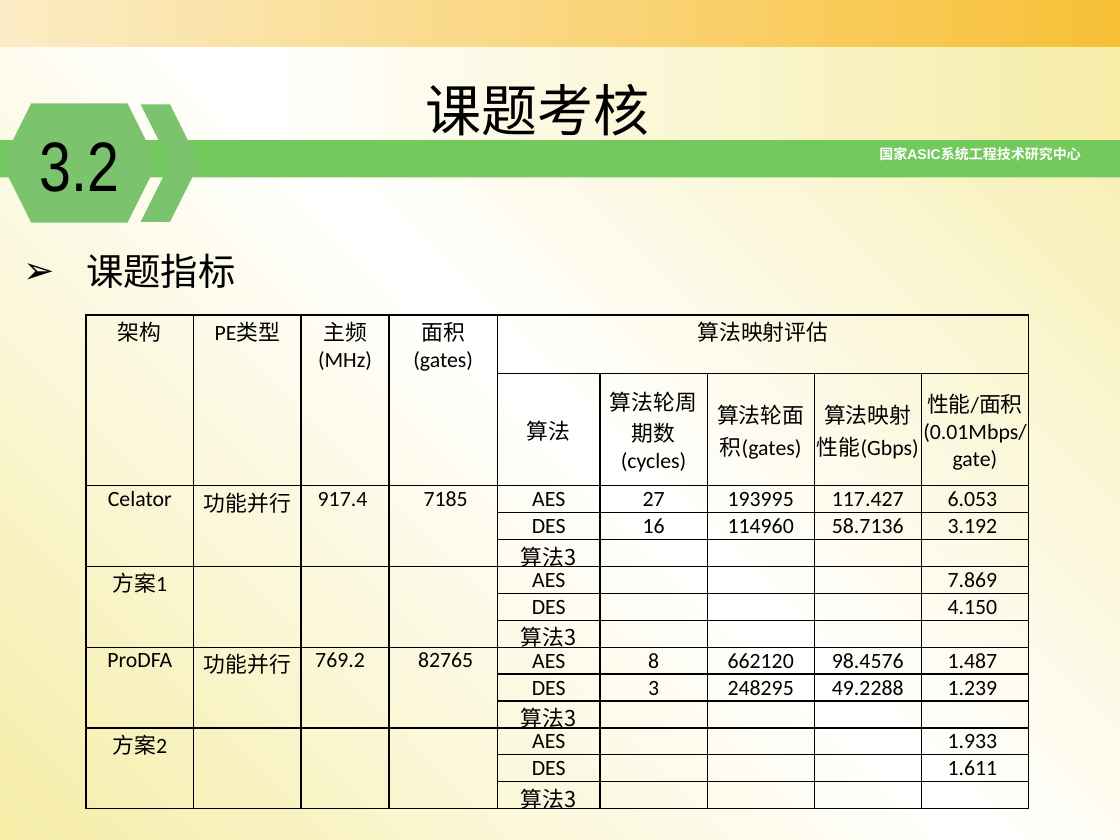
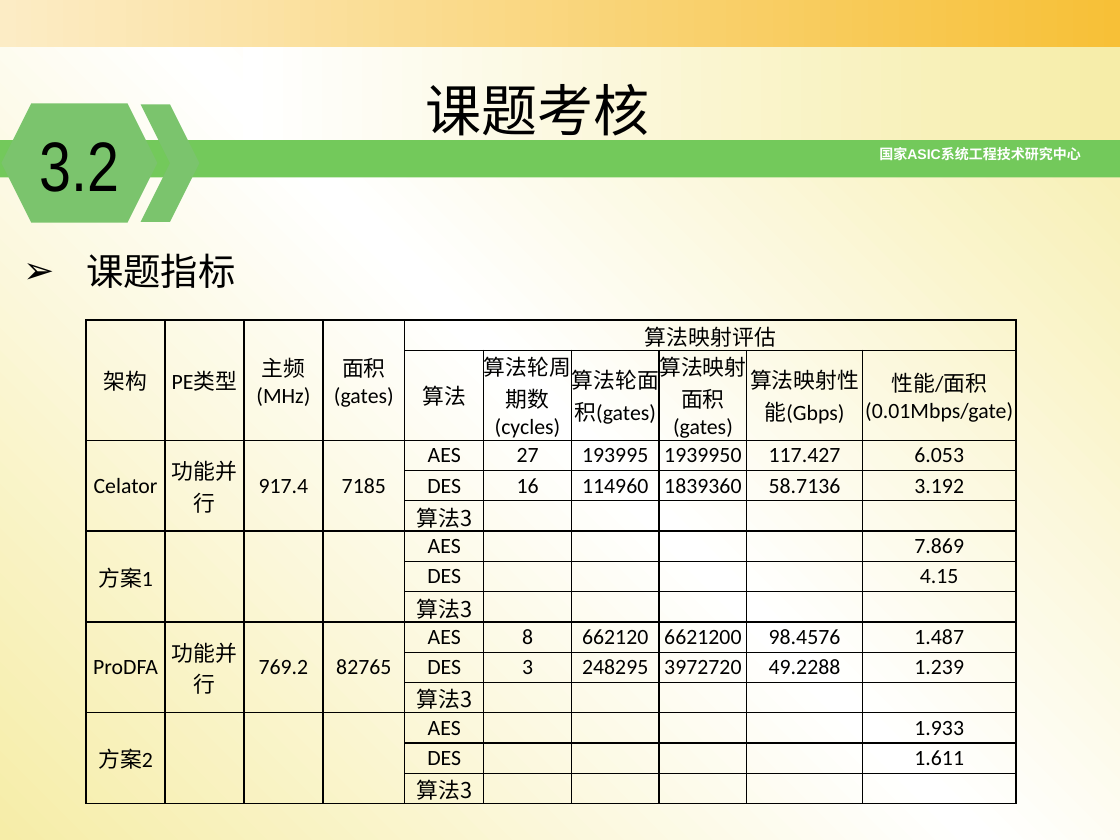
Before and after one commit to zdyzhan/bishe, a slide deck: slide 31 of 开题报告_131199李小泉11_18.pptx. Drawn at 1120x840 pixels with LibreOffice and Linux fonts; fonts in the diff are those of the drawing; background and template pictures are left out. Boxes give left, top, right and bottom in pixels: in the first picture for what was removed or moved away, otherwise in the second. Text is boxed around its words. In the diff, an @@ line names an element or a change of style, - is before the commit and + after.

```diff
--- a/开题报告_131199李小泉11_18.pptx
+++ b/开题报告_131199李小泉11_18.pptx
@@ table at [86, 320, 1012, 808] @@
+column 8:  | 算法映射面积(gates) | 1939950 | 1839360 |  |  |  |  | 6621200 | 3972720 |  |  |  | 
-column 10, row 7: 4.150
+column 10, row 7: 4.15
@@ table: place and size @@
-table at [86, 315, 1032, 813]
+table at [86, 320, 1012, 808]
```
Also in this commit, not shown: 23 other slides changed, 1 other file.
